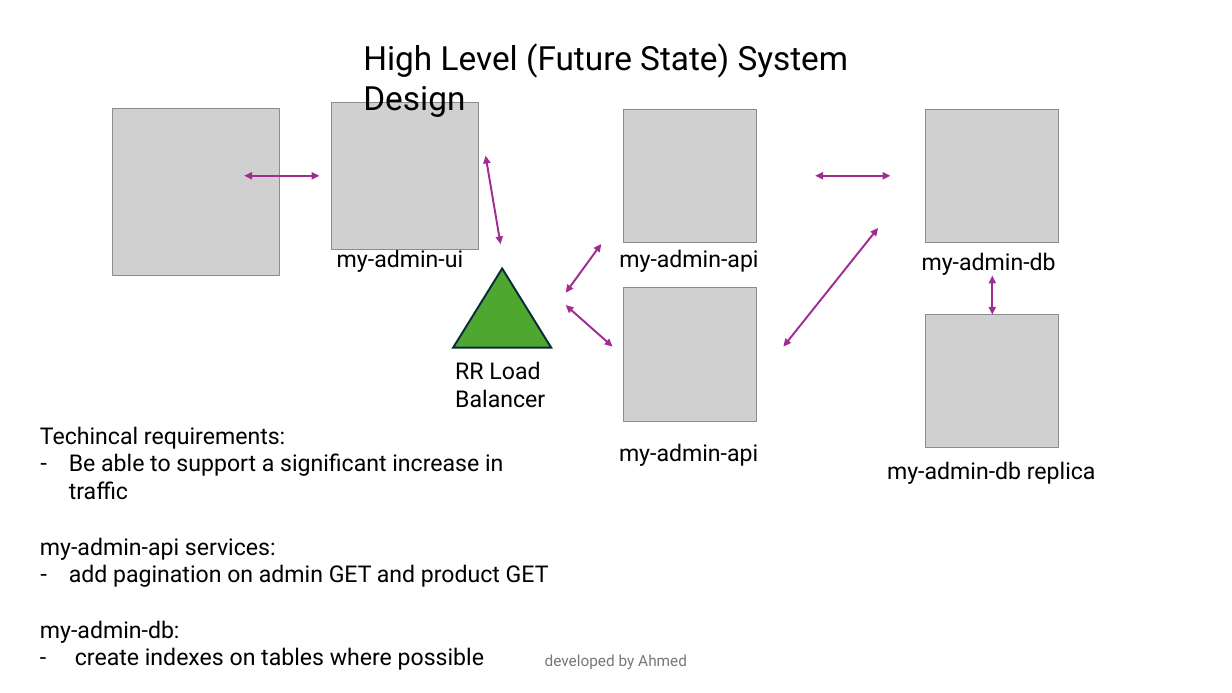
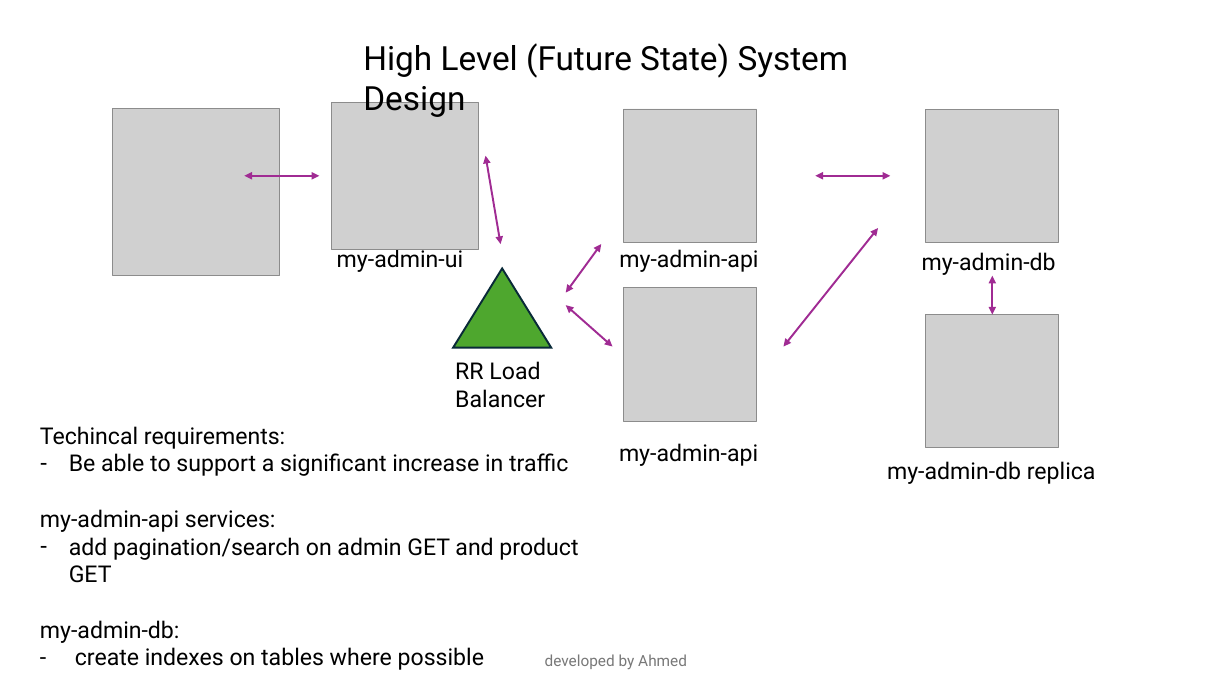
Before and after one commit to ahmedh46/admin-crud-app, a slide deck: slide 3 of assets/system-design.pptx. Drawn at 1232x693 pixels with LibreOffice and Linux fonts; fonts in the diff are those of the drawing; grey boxes stand for pictures. Boxes give left, top, right and bottom in pixels: in the first picture for what was removed or moved away, otherwise in the second. Text is boxed around its words. In the diff, an @@ line names an element or a change of style, - is before the commit and + after.

```diff
--- a/assets/system-design.pptx
+++ b/assets/system-design.pptx
@@ text at [69,537,578,583]: text changed @@
-– add pagination on admin GET and product GET
+– add pagination/search on admin GET and product GET
```
Also in this commit, not shown: 8 other files.
